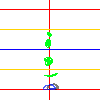
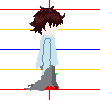
Comparing the layer stacks of the two 100×100 images. Changes:
added layer "Layer 21" above "Layer 22" over [42, 38, 51, 75]
added layer "Layer 22" above "Layer 23" over [36, 35, 58, 70]
added layer "Layer 23" above "Layer 25" over [24, 63, 58, 91]
added layer "Layer 25" above "Layer 26" over [28, 6, 66, 42]
added layer "Layer 26" above "Layer 27" over [43, 84, 54, 91]
added layer "Layer 27" above "0" over [49, 83, 59, 90]
hid "0", painted on it over [40, 10, 64, 90]
